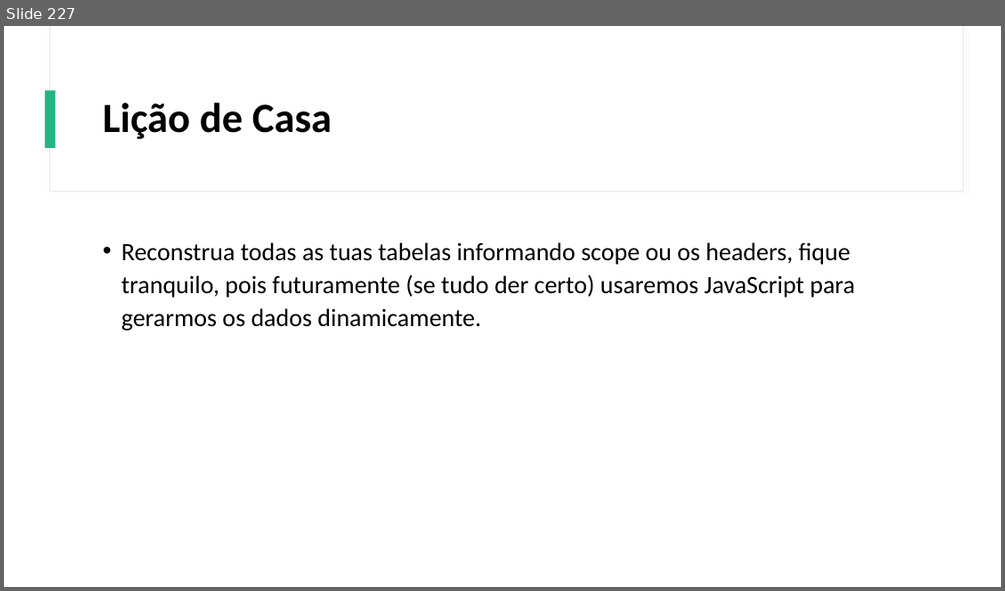
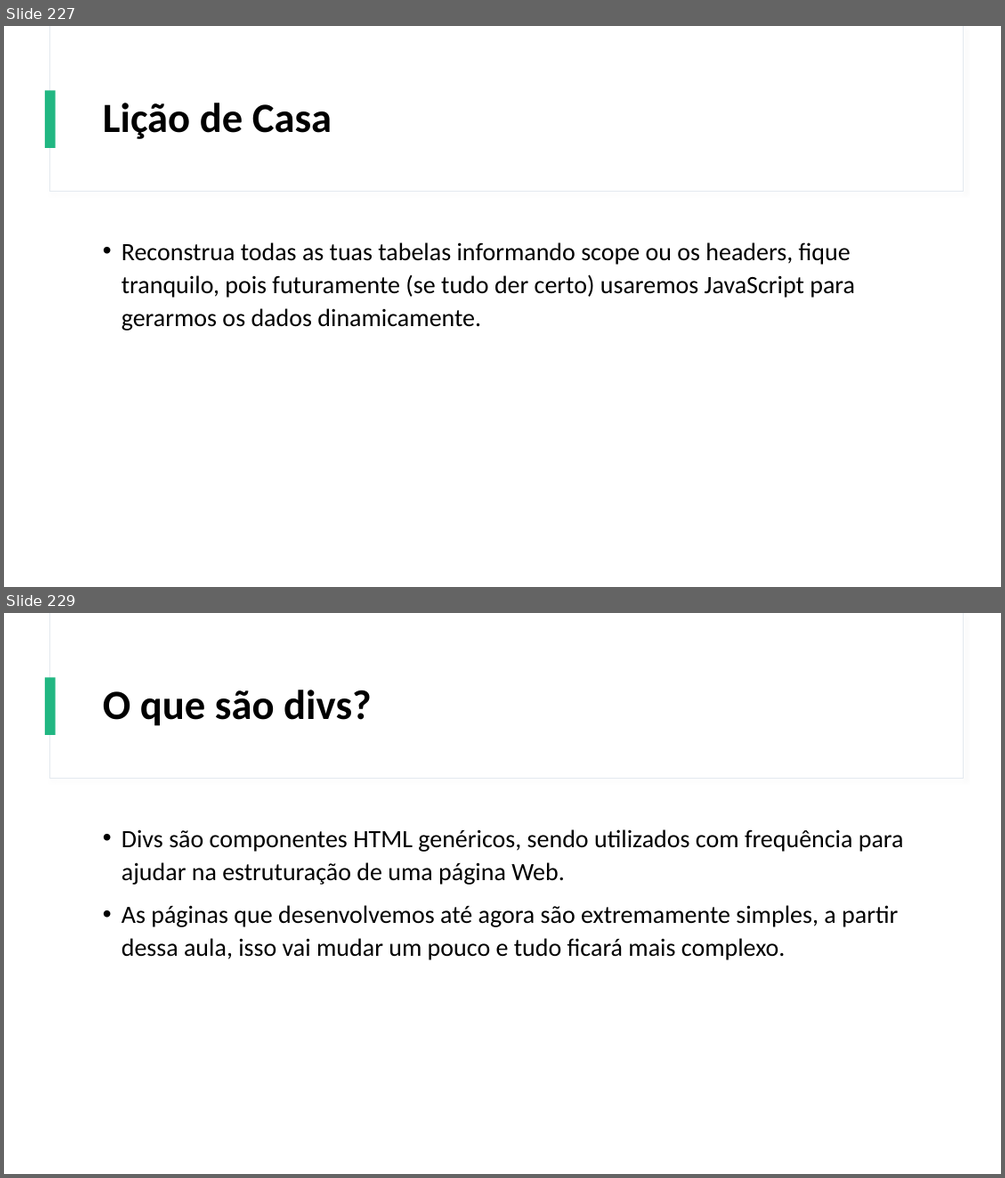
Before and after one commit to Gustavo6401/CursoHTMLCSS, a slide deck: Power Point/Curso de HTML e CSS.pptx. Shown one above the other, each under a label of ours: slide 227 before the commit, slides 227 and 229 after it; the slides between them are not shown. The pictures are 1005x591 and 1005x1178 pixels, drawn with LibreOffice and Linux fonts; fonts in the diff are those of the drawing. Boxes give left, top, right and bottom in pixels: in the first picture for what was removed or moved away, otherwise in the second. Text is boxed around its words. In the diff, an @@ line names an element or a change of style, - is before the commit and + after.

Commit message:
Preparada a Aula sobre Semântica no HTML

```diff
--- a/Power Point/Curso de HTML e CSS.pptx
+++ b/Power Point/Curso de HTML e CSS.pptx
@@ slide 229 added at [4,613,1001,1174], background #FFFFFF; not listed: 3 template elements that a slide beside it also shows @@
@@ title added at [103,690,372,726], 40 pt, text #000000, bold @@
+O que são divs?
@@ text added at [121,829,904,960], 24 pt, text #000000 @@
+• Divs são componentes HTML genéricos, sendo utilizados com frequência para ajudar na estruturação de uma página Web.
+• As páginas que desenvolvemos até agora são extremamente simples, a partir dessa aula, isso vai mudar um pouco e tudo ficará mais complexo.
```
Also in this commit, not shown: 4 other slides added, 7 other files.
